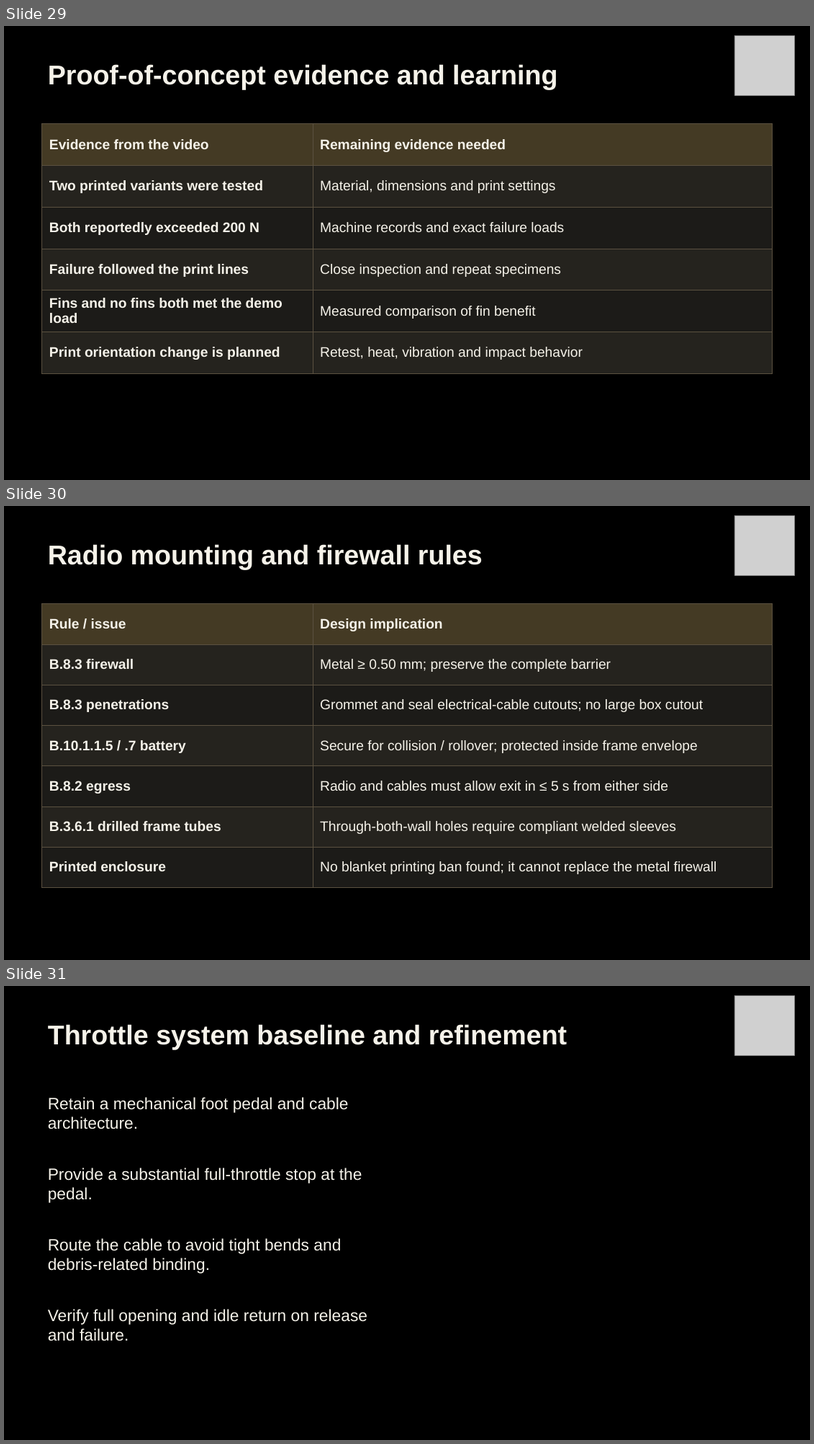
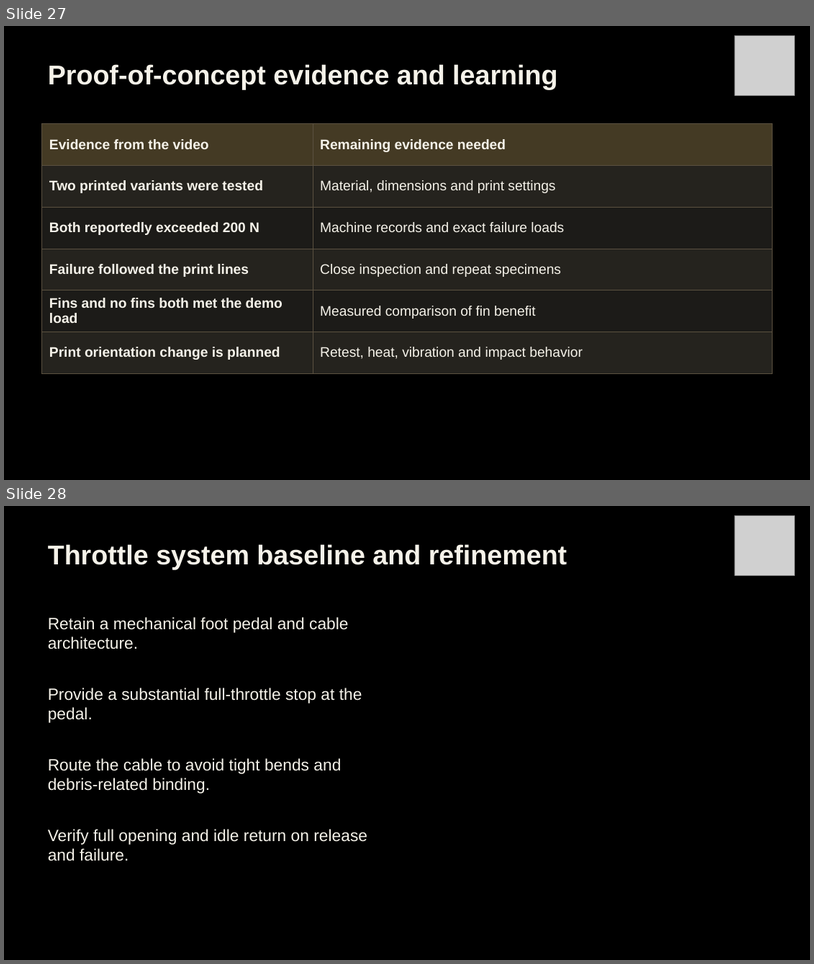
Before and after one commit to Polowater123/Aggie-Baja-Controls-The-A.B.C.-, a slide deck: PDR Draft.pptx. Shown one above the other, each under a label of ours: slides 29, 30 and 31 before the commit, slides 27 and 28 after it. The pictures are 814x1444 and 814x964 pixels, drawn with LibreOffice and Linux fonts; fonts in the diff are those of the drawing; grey boxes stand for pictures. Boxes give left, top, right and bottom in pixels: in the first picture for what was removed or moved away, otherwise in the second. Text is boxed around its words. In the diff, an @@ line names an element or a change of style, - is before the commit and + after.

```diff
--- a/PDR Draft.pptx
+++ b/PDR Draft.pptx
@@ slide 30 removed at bbox=[4, 506, 810, 960], background #000000 @@
@@ picture removed at bbox=[735, 515, 795, 576] @@
@@ text removed at bbox=[48, 544, 483, 569] @@
-Radio mounting and firewall rules
@@ table removed at bbox=[41, 603, 772, 887], 7 rows, 2 columns @@
-Rule / issue | Design implication
-B.8.3 firewall | Metal ≥ 0.50 mm; preserve the complete barrier
-B.8.3 penetrations | Grommet and seal electrical-cable cutouts; no large box cutout
-B.10.1.1.5 / .7 battery | Secure for collision / rollover; protected inside frame envelope
-B.8.2 egress | Radio and cables must allow exit in ≤ 5 s from either side
-B.3.6.1 drilled frame tubes | Through-both-wall holes require compliant welded sleeves
-Printed enclosure | No blanket printing ban found; it cannot replace the metal firewall
@@ what was slide 29 is now slide 27 @@
@@ what was slide 31 is now slide 28 @@
```
Also in this commit, not shown: 2 slides changed, 3 other slides removed, 1 other file.
